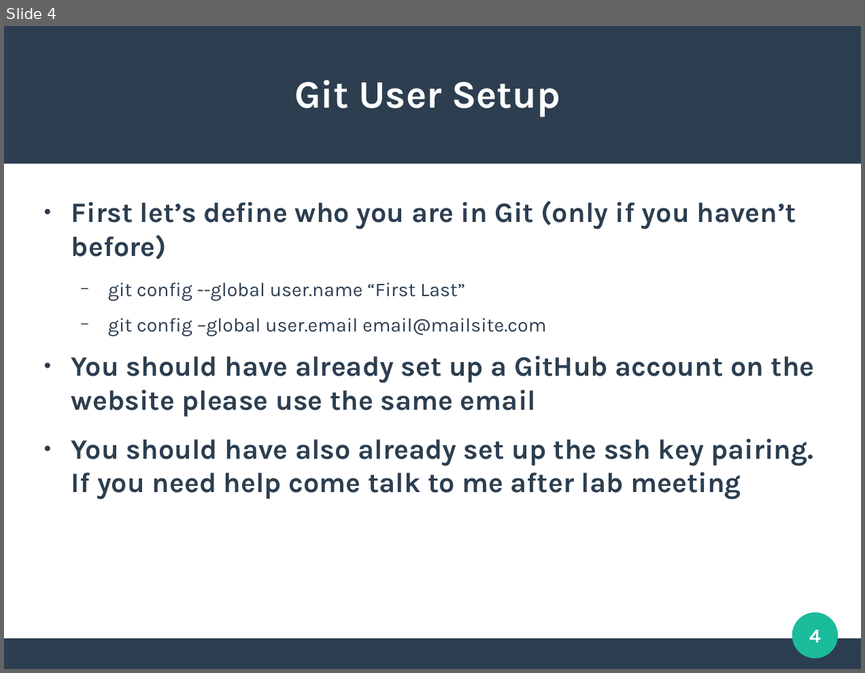
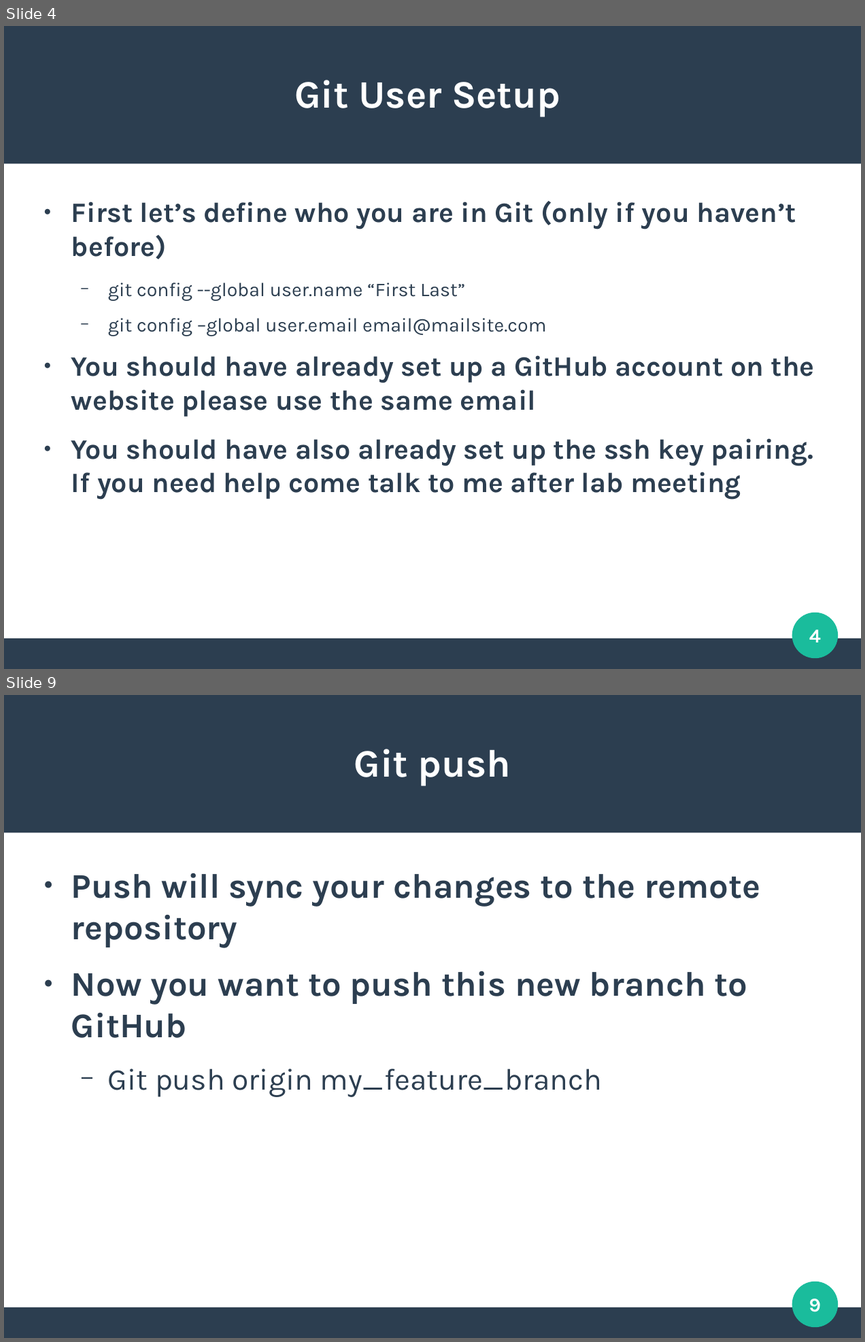
Before and after one commit to demetriushrowland/GithubClinic, a slide deck: Prelim Slides.odp. Shown one above the other, each under a label of ours: slide 4 before the commit, slides 4 and 9 after it; the slides between them are not shown. The pictures are 865x673 and 865x1342 pixels, drawn with LibreOffice and Linux fonts; fonts in the diff are those of the drawing. Boxes give left, top, right and bottom in pixels: in the first picture for what was removed or moved away, otherwise in the second. Text is boxed around its words. In the diff, an @@ line names an element or a change of style, - is before the commit and + after.

```diff
--- a/Prelim Slides.odp
+++ b/Prelim Slides.odp
@@ slide 9 added at [4, 695, 861, 1338], background #FFFFFF; not listed: 3 template elements that a slide beside it also shows @@
@@ title added at [354, 749, 511, 786], 36 pt, text #FFFFFF, bold @@
+Git push
@@ text added at [71, 873, 761, 1097], 32 pt, text #2C3E50, bold @@
+● Push will sync your changes to the remote repository
+● Now you want to push this new branch to GitHub
+  − Git push origin my_feature_branch
@@ page number added at [809, 1298, 821, 1312], 18 pt, text #FFFFFF, bold @@
+9
```
Also in this commit, not shown: 2 slides changed, 2 other slides added.
